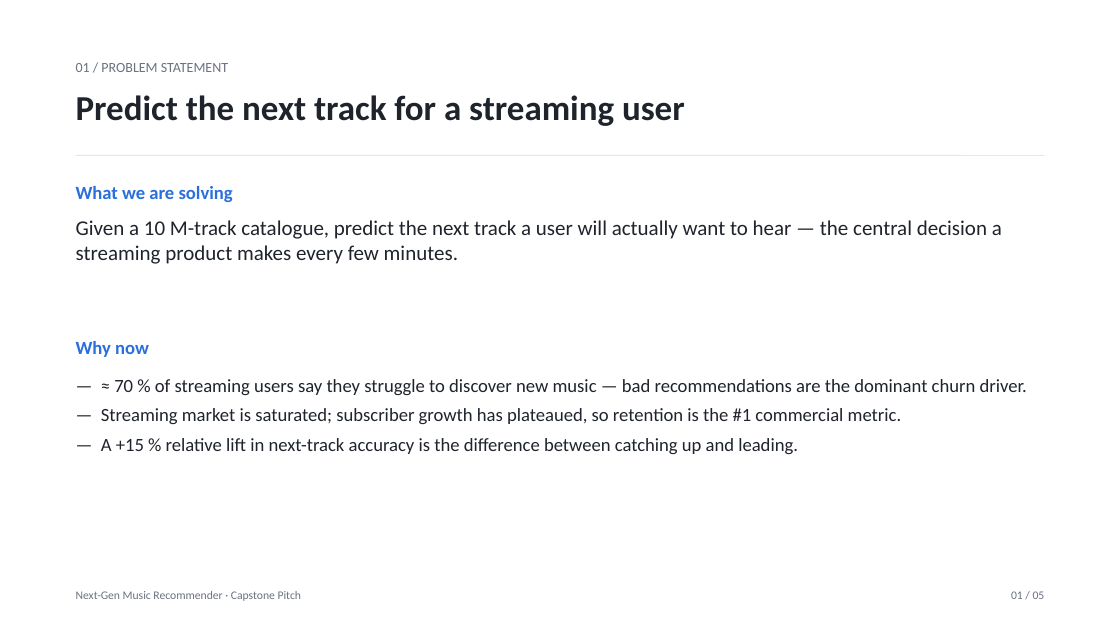
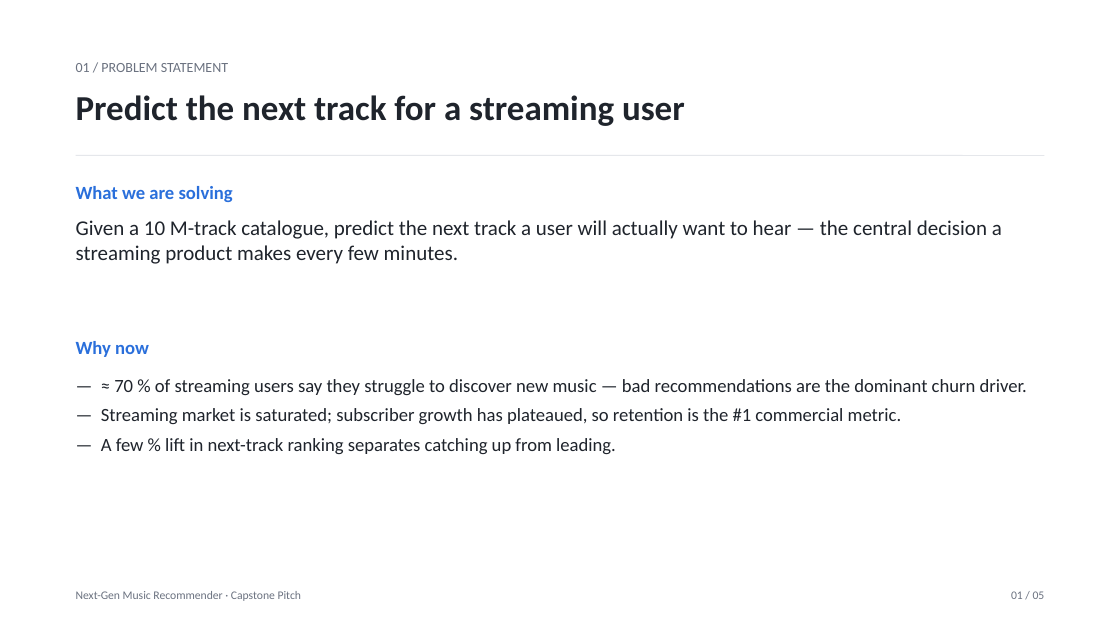
Before and after one commit to ak1232320/nndl_capstone_2026, a slide deck: slide 2 of Pitch_YMusic.pptx. Drawn at 1120x630 pixels with LibreOffice and Linux fonts; fonts in the diff are those of the drawing. Boxes give left, top, right and bottom in pixels: in the first picture for what was removed or moved away, otherwise in the second. Text is boxed around its words. In the diff, an @@ line names an element or a change of style, - is before the commit and + after.

```diff
--- a/Pitch_YMusic.pptx
+++ b/Pitch_YMusic.pptx
@@ text at <box>101,438,616,454</box>: text changed @@
-— A +15 % relative lift in next-track accuracy is the difference between catching up and leading.
+— A few % lift in next-track ranking separates catching up from leading.
```
Also in this commit, not shown: 4 other slides changed, 1 other file.
